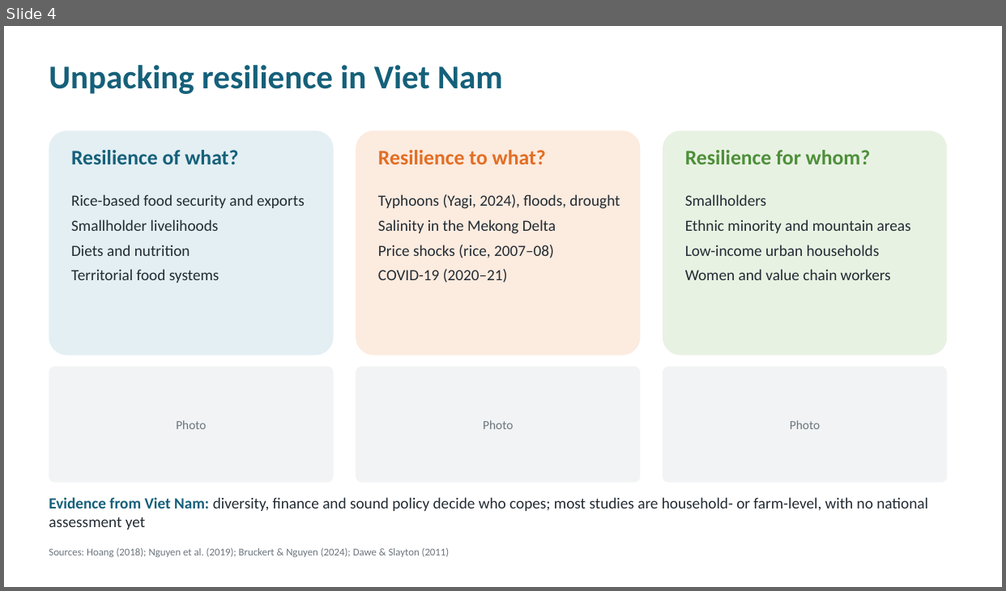
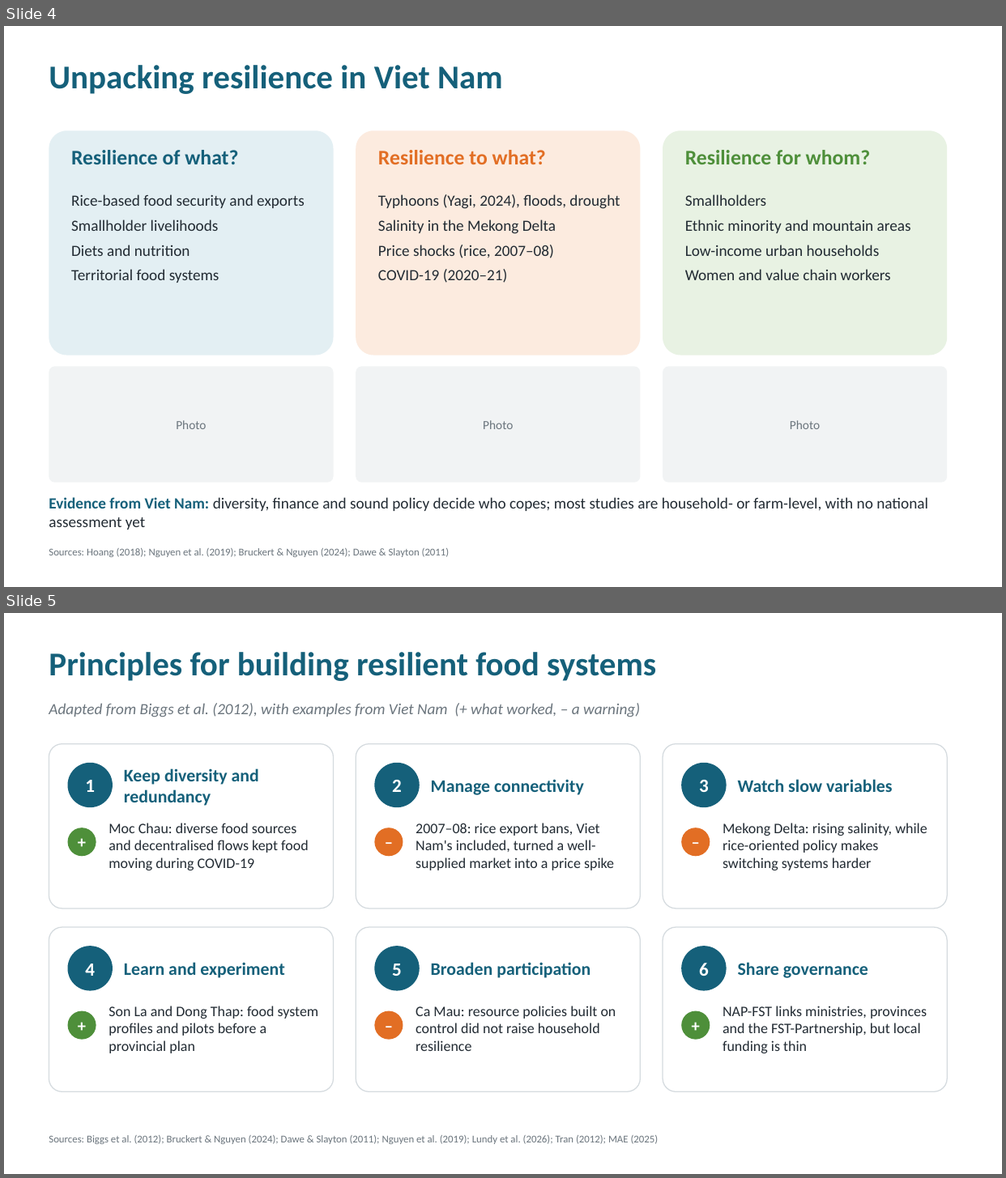
Before and after one commit to quochus/concept-catalogue, a slide deck: Claude outputs/Enhancing resilience of food systems in Vietnam.pptx. Shown one above the other, each under a label of ours: slide 4 before the commit, slides 4 and 5 after it. The pictures are 1006x591 and 1006x1178 pixels, drawn with LibreOffice and Linux fonts; fonts in the diff are those of the drawing. Boxes give left, top, right and bottom in pixels: in the first picture for what was removed or moved away, otherwise in the second. Text is boxed around its words. In the diff, an @@ line names an element or a change of style, - is before the commit and + after.

Commit message:
vault backup: 2026-10-28 17:47:07

```diff
--- a/Claude outputs/Enhancing resilience of food systems in Vietnam.pptx
+++ b/Claude outputs/Enhancing resilience of food systems in Vietnam.pptx
@@ slide 5 added at [4, 613, 1002, 1174], background #FFFFFF @@
@@ text added at [49, 652, 656, 681], 32 pt, text #15607A, bold @@
+Principles for building resilient food systems
@@ text added at [49, 703, 640, 717], 15 pt, text #6B757D, italic @@
+Adapted from Biggs et al. (2012), with examples from Viet Nam (+ what worked, – a warning)
@@ rounded rectangle added at [49, 744, 334, 909], fill #FFFFFF, outline #D5DBDF 1 pt @@
@@ rounded rectangle added at [356, 744, 641, 909], fill #FFFFFF, outline #D5DBDF 1 pt @@
@@ rounded rectangle added at [663, 744, 948, 909], fill #FFFFFF, outline #D5DBDF 1 pt @@
@@ ellipse added at [68, 763, 113, 807], fill #15607A, 18 pt, text #FFFFFF, bold @@
+1
@@ text added at [124, 769, 259, 806], 17 pt, text #15607A, bold @@
+Keep diversity and redundancy
@@ ellipse added at [374, 763, 420, 807], fill #15607A, 18 pt, text #FFFFFF, bold @@
+2
@@ text added at [431, 779, 584, 795], 17 pt, text #15607A, bold @@
+Manage connectivity
@@ ellipse added at [681, 763, 727, 807], fill #15607A, 18 pt, text #FFFFFF, bold @@
+3
@@ text added at [738, 779, 893, 792], 17 pt, text #15607A, bold @@
+Watch slow variables
@@ ellipse added at [68, 828, 96, 856], fill #4E8F3A, 16 pt, text #FFFFFF, bold @@
++
@@ text added at [108, 823, 308, 871], 14 pt, text #222B33 @@
+Moc Chau: diverse food sources and decentralised flows kept food moving during COVID-19
@@ ellipse added at [374, 828, 403, 856], fill #E26E24, 16 pt, text #FFFFFF, bold @@
+–
@@ text added at [415, 823, 614, 871], 14 pt, text #222B33 @@
+2007–08: rice export bans, Viet Nam's included, turned a well-supplied market into a price spike
@@ ellipse added at [681, 828, 710, 856], fill #E26E24, 16 pt, text #FFFFFF, bold @@
+–
@@ text added at [722, 823, 927, 871], 14 pt, text #222B33 @@
+Mekong Delta: rising salinity, while rice-oriented policy makes switching systems harder
@@ rounded rectangle added at [49, 927, 334, 1093], fill #FFFFFF, outline #D5DBDF 1 pt @@
@@ rounded rectangle added at [356, 927, 641, 1093], fill #FFFFFF, outline #D5DBDF 1 pt @@
@@ rounded rectangle added at [663, 927, 948, 1093], fill #FFFFFF, outline #D5DBDF 1 pt @@
@@ ellipse added at [68, 946, 113, 991], fill #15607A, 18 pt, text #FFFFFF, bold @@
+4
@@ ellipse added at [374, 946, 420, 991], fill #15607A, 18 pt, text #FFFFFF, bold @@
+5
@@ ellipse added at [681, 946, 727, 991], fill #15607A, 18 pt, text #FFFFFF, bold @@
+6
@@ text added at [124, 962, 284, 978], 17 pt, text #15607A, bold @@
+Learn and experiment
@@ text added at [431, 962, 590, 978], 17 pt, text #15607A, bold @@
+Broaden participation
@@ text added at [738, 962, 868, 978], 17 pt, text #15607A, bold @@
+Share governance
@@ ellipse added at [68, 1012, 96, 1040], fill #4E8F3A, 16 pt, text #FFFFFF, bold @@
++
@@ text added at [108, 1006, 319, 1054], 14 pt, text #222B33 @@
+Son La and Dong Thap: food system profiles and pilots before a provincial plan
@@ ellipse added at [374, 1012, 403, 1040], fill #E26E24, 16 pt, text #FFFFFF, bold @@
+–
@@ text added at [415, 1006, 616, 1051], 14 pt, text #222B33 @@
+Ca Mau: resource policies built on control did not raise household resilience
@@ ellipse added at [681, 1012, 710, 1040], fill #4E8F3A, 16 pt, text #FFFFFF, bold @@
++
@@ text added at [722, 1006, 927, 1054], 14 pt, text #222B33 @@
+NAP-FST links ministries, provinces and the FST-Partnership, but local funding is thin
@@ text added at [49, 1135, 658, 1144], 10 pt, text #6B757D @@
+Sources: Biggs et al. (2012); Bruckert & Nguyen (2024); Dawe & Slayton (2011); Nguyen et al. (2019); Lundy et al. (2026); Tran (2012); MAE (2025)
```
